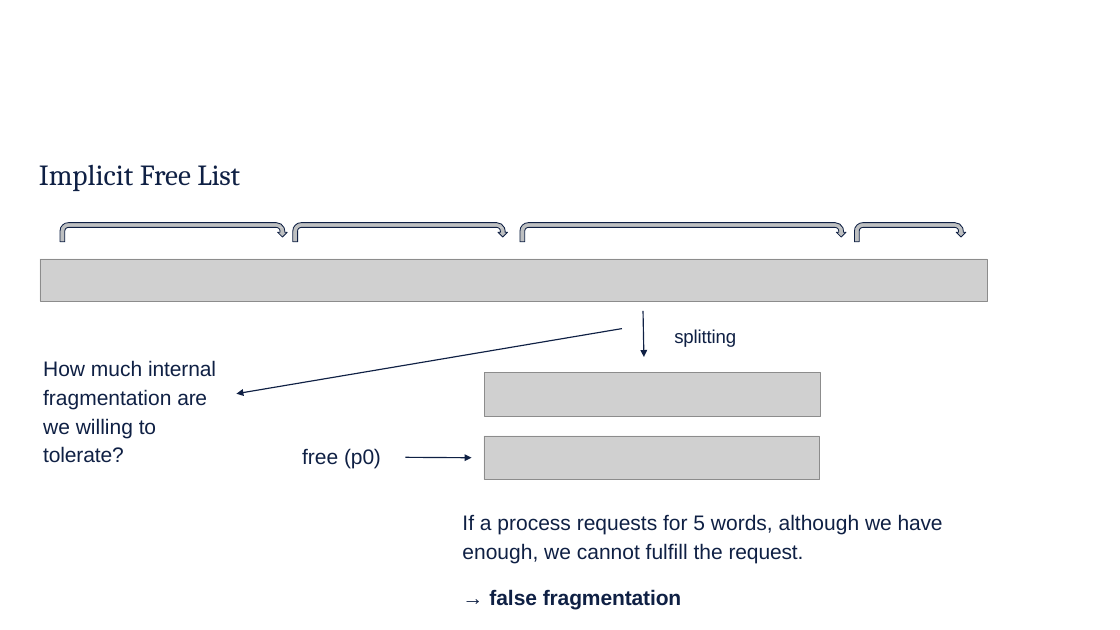
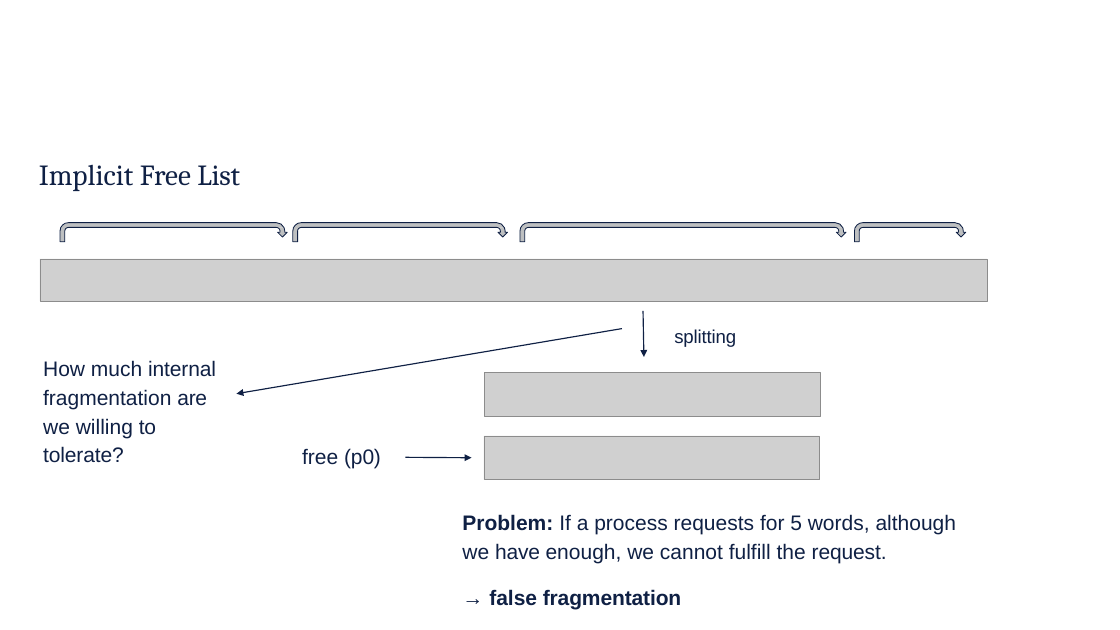
Before and after one commit to rbjohns8/CSC362-Spring-2026, a slide deck: slide 14 of Lecture Slides/16 - Free Block Management.pptx. Drawn at 1120x630 pixels with LibreOffice and Linux fonts; fonts in the diff are those of the drawing; grey boxes stand for pictures; background and template pictures are left out. Boxes give left, top, right and bottom in pixels: in the first picture for what was removed or moved away, otherwise in the second. Text is boxed around its words. In the diff, an @@ line names an element or a change of style, - is before the commit and + after.

```diff
--- a/Lecture Slides/16 - Free Block Management.pptx
+++ b/Lecture Slides/16 - Free Block Management.pptx
@@ text at [462,514,957,563]: text changed @@
-If a process requests for 5 words, although we have enough, we cannot fulfill the request.
+Problem: If a process requests for 5 words, although we have enough, we cannot fulfill the request.
```
Also in this commit, not shown: 3 other slides changed.
